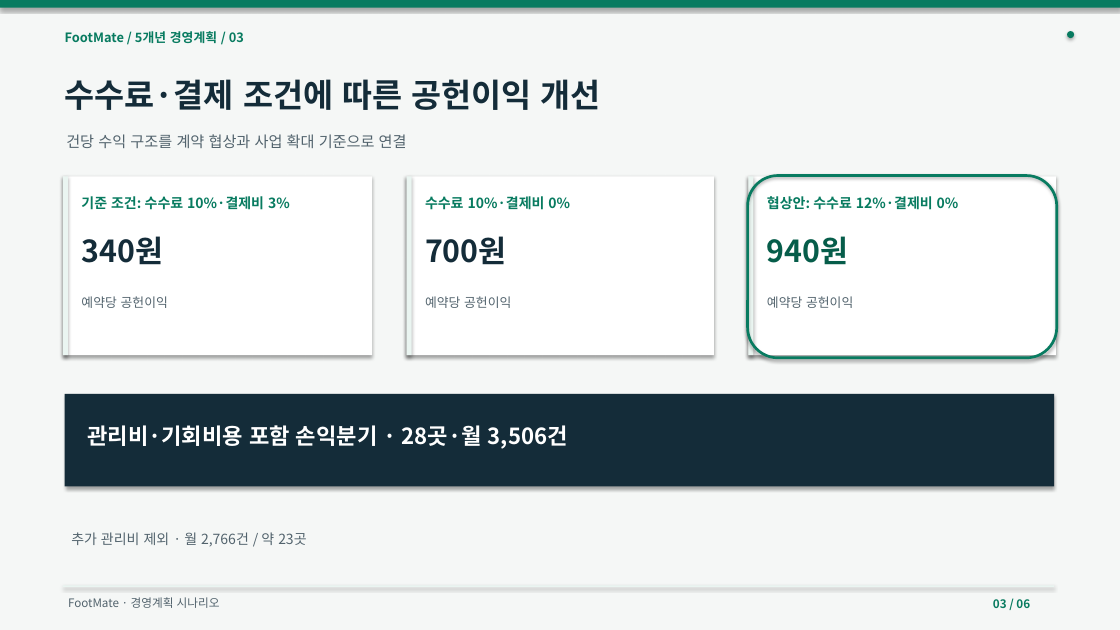
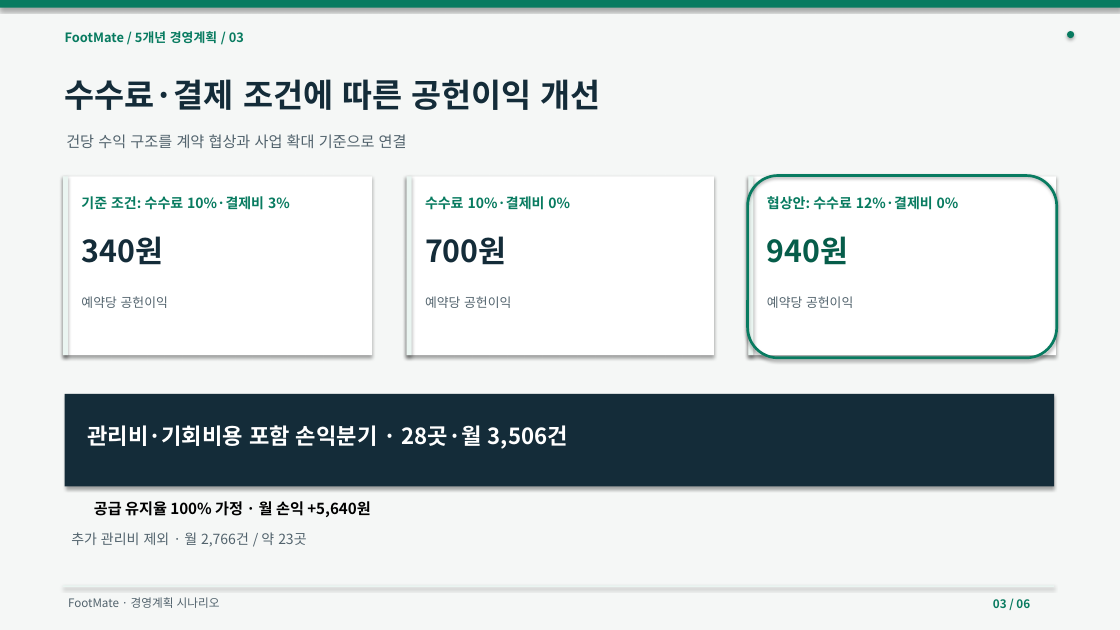
Before and after one commit to dohyunkimmm/footmate-case-study, a slide deck: slide 3 of src/case-study/downloads/footmate_5year_strategy.pptx. Drawn at 1120x630 pixels with LibreOffice and Linux fonts; fonts in the diff are those of the drawing. Boxes give left, top, right and bottom in pixels: in the first picture for what was removed or moved away, otherwise in the second. Text is boxed around its words. In the diff, an @@ line names an element or a change of style, - is before the commit and + after.

```diff
--- a/src/case-study/downloads/footmate_5year_strategy.pptx
+++ b/src/case-study/downloads/footmate_5year_strategy.pptx
@@ text added at box(94, 501, 370, 517), 13 pt, text #000000, bold @@
+공급 유지율 100% 가정 · 월 손익 +5,640원
```
Also in this commit, not shown: 8 other files.
